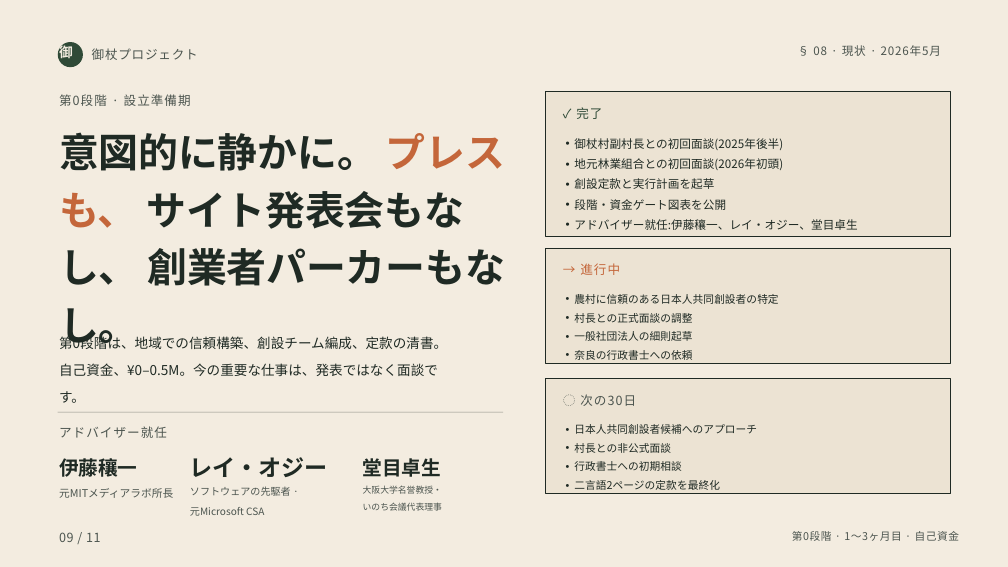
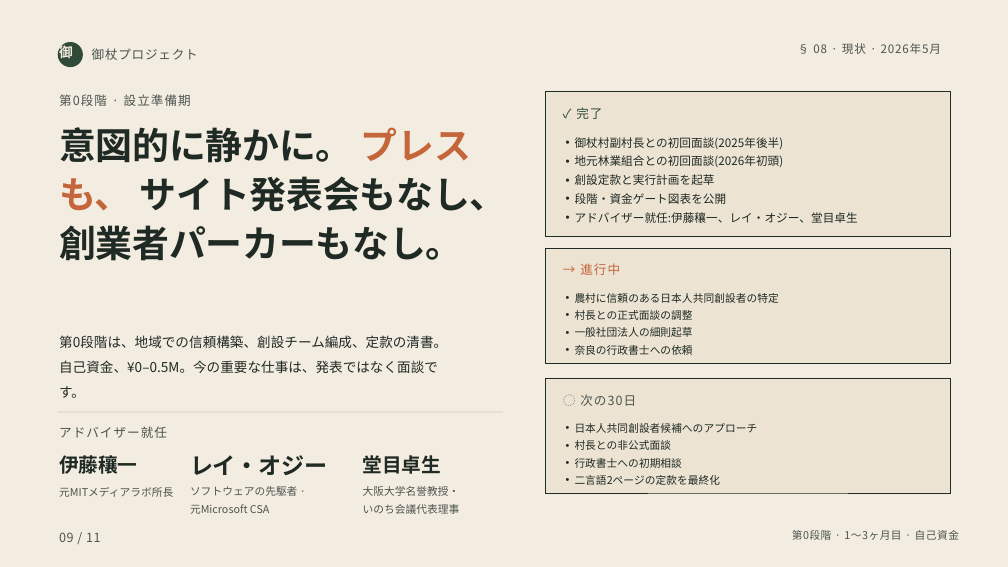
Before and after one commit to robouden/mitsue-ai-data-center, a slide deck: slide 9 of Mitsue Project Presentation - 日本語.pptx. Drawn at 1008x567 pixels with LibreOffice and Linux fonts; fonts in the diff are those of the drawing. Boxes give left, top, right and bottom in pixels: in the first picture for what was removed or moved away, otherwise in the second. Text is boxed around its words. In the diff, an @@ line names an element or a change of style, - is before the commit and + after.

```diff
--- a/Mitsue Project Presentation - 日本語.pptx
+++ b/Mitsue Project Presentation - 日本語.pptx
@@ text "§ 08 · 現状 · ..." at <box>813,43,941,54</box>: line spacing 1 to 0.9 @@
@@ text "意図的に静かに。 プレスも、 サイト発表会もなし、 創業者パーカーもなし。" at <box>59,127,507,261</box>: size 57 to 52.7 pt; line spacing 1.2 to 1.1 @@
@@ text "第0段階は、地域での信頼構築、創設チーム編成、定款の清書。自己資金、¥0–0.5M。今の重要な仕事は、発表ではなく面談で ..." at <box>59,335,447,398</box>: line spacing 1.65 to 1.55 @@
@@ line spacing 1.45 to 1.35 in 3 elements at <box>575,137,858,223</box>, <box>575,293,779,337</box>, <box>575,423,758,485</box> @@
@@ text "元MITメディアラボ所長" at <box>59,487,173,497</box>: line spacing 1.65 to 1.55 @@
@@ line spacing 1.1 to 1 in 3 elements at <box>190,455,328,475</box>, <box>363,455,441,474</box>, <box>59,455,137,474</box> @@
@@ text "ソフトウェアの先駆者 ·" at <box>190,486,297,514</box>: size 14.4 to 15.3 pt; line spacing 1.61 to 1.45 @@
@@ text "大阪大学名誉教授・" at <box>363,486,460,514</box>: size 12.6 to 15.3 pt; line spacing 1.59 to 1.45 @@
@@ text "第0段階 · 1〜3ヶ月目 · 自己資金" at <box>792,530,959,540</box>: line spacing 1 to 0.9 @@
```
Also in this commit, not shown: 11 other slides changed, 33 other files.
